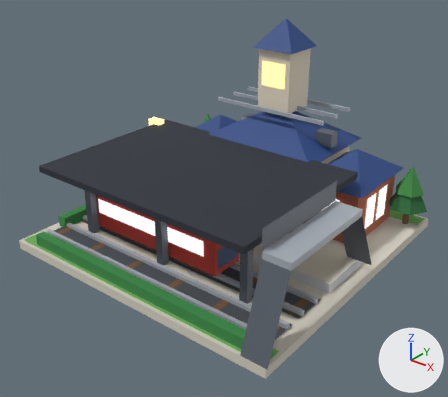
The glTF model public/models/32.glb: old version first, new version second.
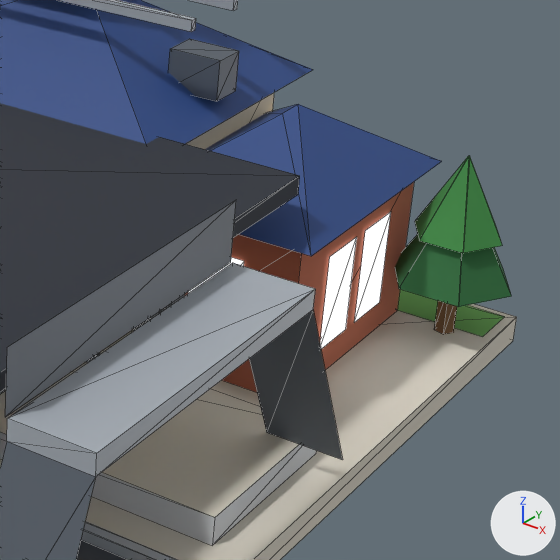
Each version appears first whole from a 50 mm camera at (1.108, -1.42, 1.014) aimed at (0.03, -0.073, 0.179), and next in a close-up on the part from 58% to 99% of the width and 29% to 75% of the height. Lighting does not change. The marker at lower right points along +X, +Y and +Z. The last two pictures show the newer version. The close-ups show mesh edges as thin lines. Vertices at exactly the same position are counted once.

Names of what the first close-up shows: 'b32'.
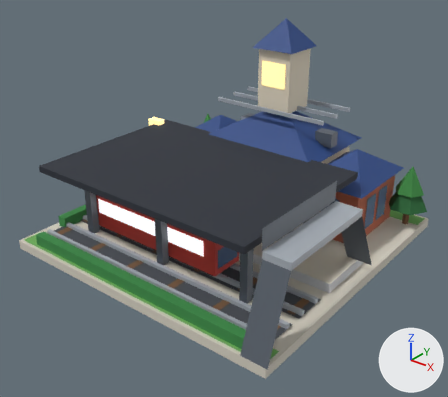
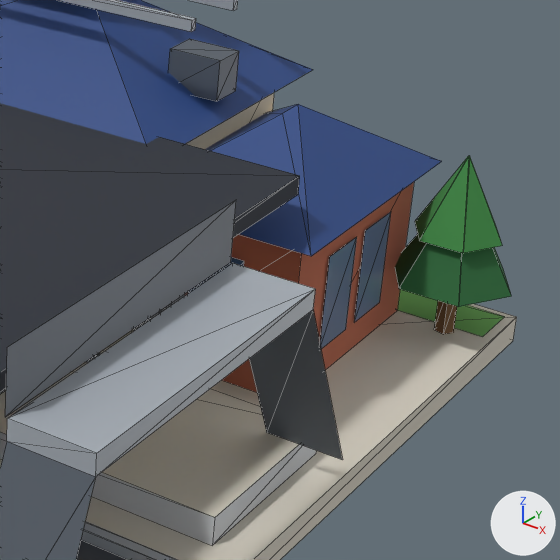
What changed in the scene script:
```text
Change me_b32:
    where me_b32.from_pydata(...)  # 671 vertices, 698 faces; spans x -0.498..0.498, y -0.48..0.48, z 0.0..0.67
    used by ob_b32; location = (0.0, 0.0, 0.0)
    me_b32 part 1: 52 of 671 vertices moved; they spanned x -0.373..0.373, y 0.137..0.423, z 0.066..0.222 and now span x -0.373..0.373, y -0.277..0.423, z 0.066..0.222; mean shift (-0.059, -0.063, -0.002); largest move (0.31, 0.413, 0.066) -> (-0.32, -0.277, 0.1)
    me_b32 part 2
    me_b32.vertices[148].co: (-0.32, -0.277, 0.1) -> (0.25, 0.147, 0.066)
    me_b32.vertices[149].co: (0.12, -0.277, 0.1) -> (0.31, 0.147, 0.066)
    me_b32.vertices[150].co: (0.12, -0.277, 0.15) -> (0.31, 0.147, 0.174)  # not seen -> pixel (244, 261)
    me_b32.vertices[151].co: (-0.32, -0.277, 0.15) -> (0.25, 0.147, 0.174)
    me_b32.vertices[152].co: (-0.32, -0.163, 0.15) -> (0.193, 0.201, 0.078)
    me_b32.vertices[153].co: (0.12, -0.163, 0.15) -> (0.193, 0.269, 0.078)
    me_b32.vertices[154].co: (0.12, -0.163, 0.1) -> (0.193, 0.269, 0.222)
    me_b32.vertices[155].co: (-0.32, -0.163, 0.1) -> (0.193, 0.201, 0.222)
    me_b32 part 3: all 4 faces centred in x -0.173..-0.027, y -0.277..-0.163, z 0.117..0.133 switch from mat_glow_window to mat_glass_dark
    me_b32 part 4: all 2 faces centred in x 0.373, y 0.31..0.33, z 0.102..0.138 switch from mat_glow_window to mat_glass_dark
```

What differs and where, as boxes (x1, y1, x2, y2) in the close-ups (560 x 560 px; the box of a moved part takes in the faces that stretch with it):
'b32', reshaped, recoloured (darker)
    both: (0, 0, 517, 560)
part 1 of me_b32, moved or reshaped
    before: (188, 212, 391, 349)
    after: (320, 212, 391, 349)
part 2 of me_b32, moved or reshaped (not visible before)
    after: (188, 257, 244, 293)
part 3 of me_b32, recoloured
    after: (188, 257, 244, 293)
part 4 of me_b32, recoloured
    before: (354, 212, 391, 322)
